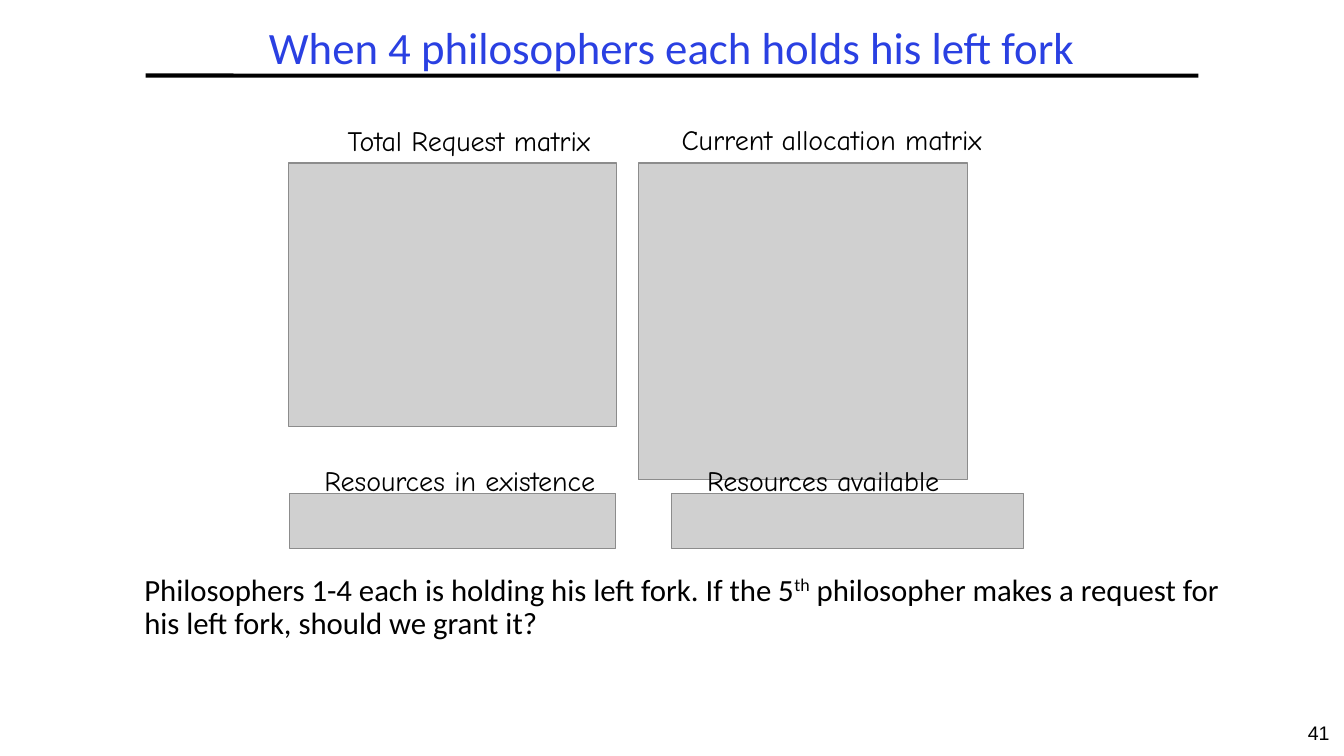
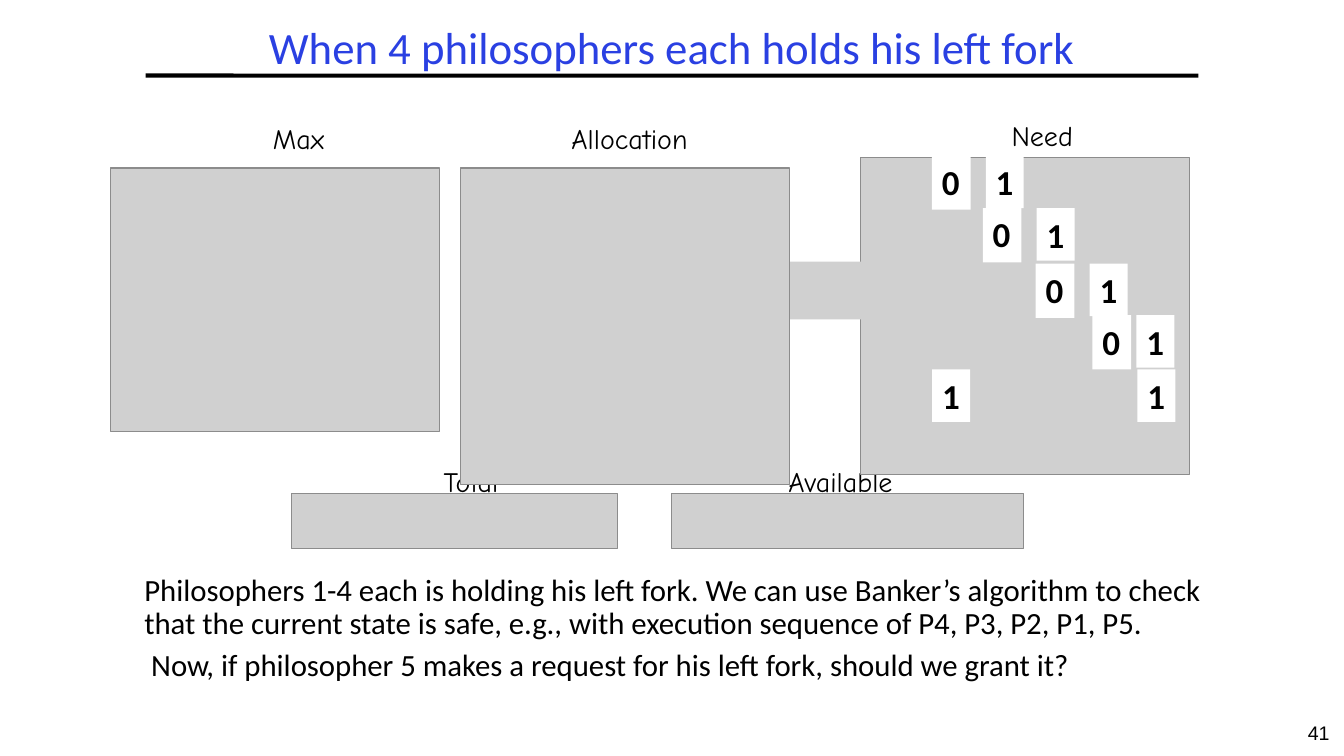
Before and after one commit to guhofstra/CSC256Fa25, a slide deck: slide 41 of PPTs/L4-Deadlocks.pptx. Drawn at 1344x756 pixels with LibreOffice and Linux fonts; fonts in the diff are those of the drawing; grey boxes stand for pictures. Boxes give left, top, right and bottom in pixels: in the first picture for what was removed or moved away, otherwise in the second. Text is boxed around its words. In the diff, an @@ line names an element or a change of style, - is before the commit and + after.

```diff
--- a/PPTs/L4-Deadlocks.pptx
+++ b/PPTs/L4-Deadlocks.pptx
@@ text added at [273,130,324,150], 20 pt, text #000000 @@
+Max
@@ text removed at [348,132,590,156] @@
-Total Request matrix
@@ text at [571,130,687,150]: text changed @@
-Current allocation matrix
+Allocation
@@ text added at [1012,127,1073,146], 20 pt, text #000000 @@
+Need
@@ picture: place and size @@
-picture at [288,163,617,426]
+picture at [111,168,440,432]
@@ picture: place and size @@
-picture at [638,163,967,480]
+picture at [461,168,789,485]
@@ picture added at [861,157,1190,474] @@
@@ rectangle added at [932,155,970,210], fill #FFFFFF, 25 pt, text #000000, bold @@
+0
@@ rectangle added at [986,155,1024,208], fill #FFFFFF, 25 pt, text #000000, bold @@
+1
@@ rectangle added at [983,208,1021,262], fill #FFFFFF, 25 pt, text #000000, bold @@
+0
@@ rectangle added at [1037,208,1076,260], fill #FFFFFF, 25 pt, text #000000, bold @@
+1
@@ picture added at [767,262,897,320] @@
@@ rectangle added at [1035,264,1074,319], fill #FFFFFF, 25 pt, text #000000, bold @@
+0
@@ rectangle added at [1090,264,1128,317], fill #FFFFFF, 25 pt, text #000000, bold @@
+1
@@ rectangle added at [1093,316,1131,370], fill #FFFFFF, 25 pt, text #000000, bold @@
+0
@@ rectangle added at [1136,316,1175,368], fill #FFFFFF, 25 pt, text #000000, bold @@
+1
@@ rectangle added at [933,370,971,422], fill #FFFFFF, 25 pt, text #000000, bold @@
+1
@@ rectangle added at [1137,370,1176,422], fill #FFFFFF, 25 pt, text #000000, bold @@
+1
@@ text removed at [324,472,595,500] @@
-Resources in existence
@@ text added at [444,468,498,494], 20 pt, text #000000 @@
+Total
@@ text at [788,468,892,494]: text changed @@
-Resources available
+Available
@@ text at [144,579,1200,682]: text changed @@
-  Philosophers 1-4 each is holding his left fork. If the 5th philosopher makes a request for his left fork, should we grant it?
+  Philosophers 1-4 each is holding his left fork. We can use Banker’s algorithm to check that the current state is safe, e.g., with execution sequence of P4, P3, P2, P1, P5.
+  Now, if philosopher 5 makes a request for his left fork, should we grant it?
```
Also in this commit, not shown: 34 other slides changed, 1 slide added, 10 slides removed, 10 other files.
